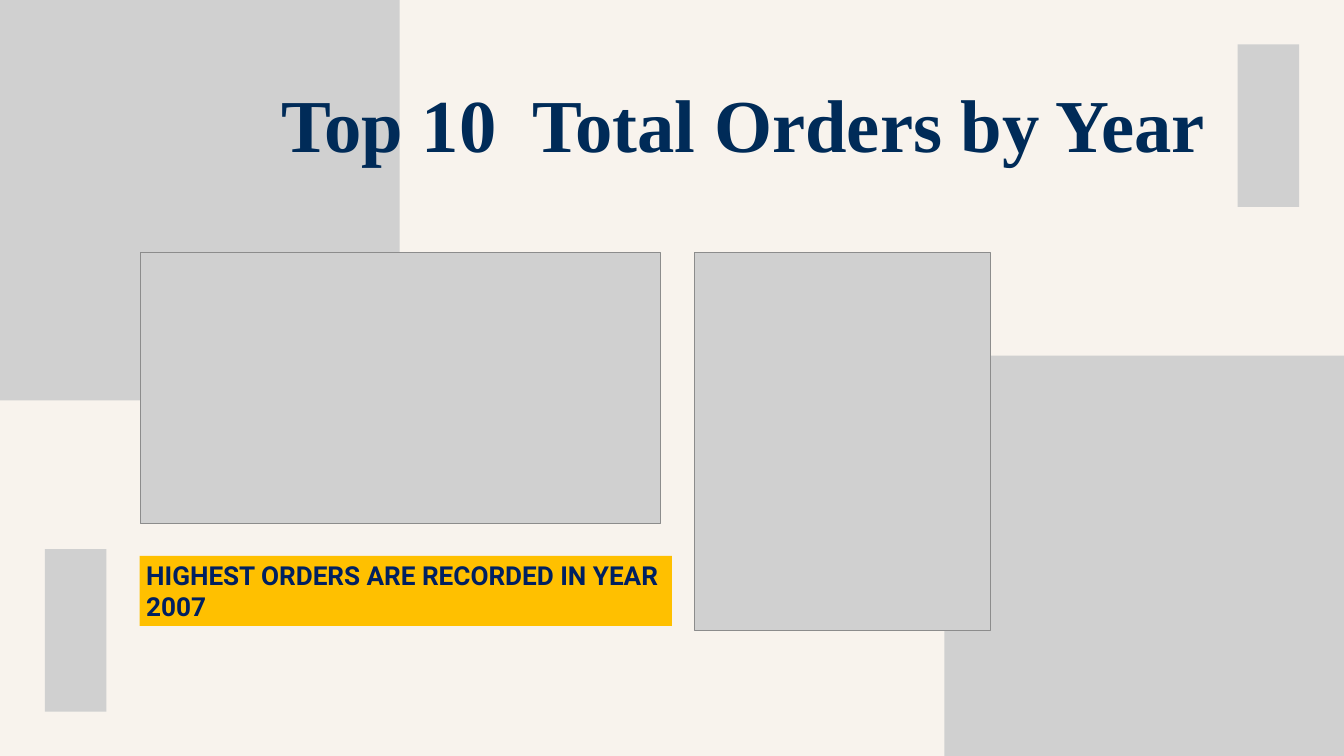
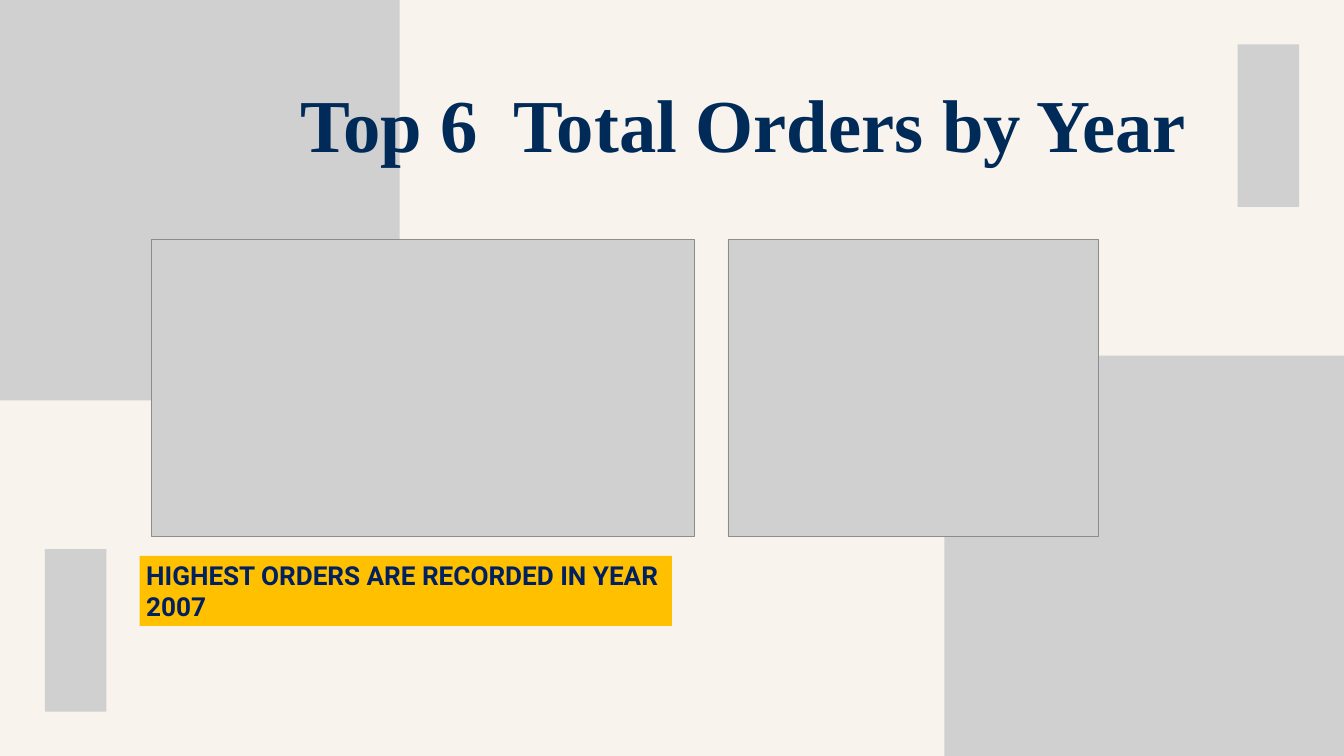
Before and after one commit to krupadalal/Flipkart-SQL-Sales-Analysis, a slide deck: slide 22 of flipkart_ppt.pptx (slide 21 before the commit). Drawn at 1344x756 pixels with LibreOffice and Linux fonts; fonts in the diff are those of the drawing; grey boxes stand for pictures. Boxes give left, top, right and bottom in pixels: in the first picture for what was removed or moved away, otherwise in the second. Text is boxed around its words. In the diff, an @@ line names an element or a change of style, - is before the commit and + after.

```diff
--- a/flipkart_ppt.pptx
+++ b/flipkart_ppt.pptx
@@ text at (x1=300, y1=100, x2=1186, y2=167): text changed @@
-Top 10 Total Orders by Year
+Top 6 Total Orders by Year
@@ picture resized from (x1=140, y1=253, x2=660, y2=523) to (x1=151, y1=240, x2=694, y2=536) @@
@@ picture resized from (x1=694, y1=253, x2=990, y2=630) to (x1=728, y1=240, x2=1098, y2=536) @@
```
Also in this commit, not shown: 16 other slides changed, 4 slides added, 1 slide removed.
